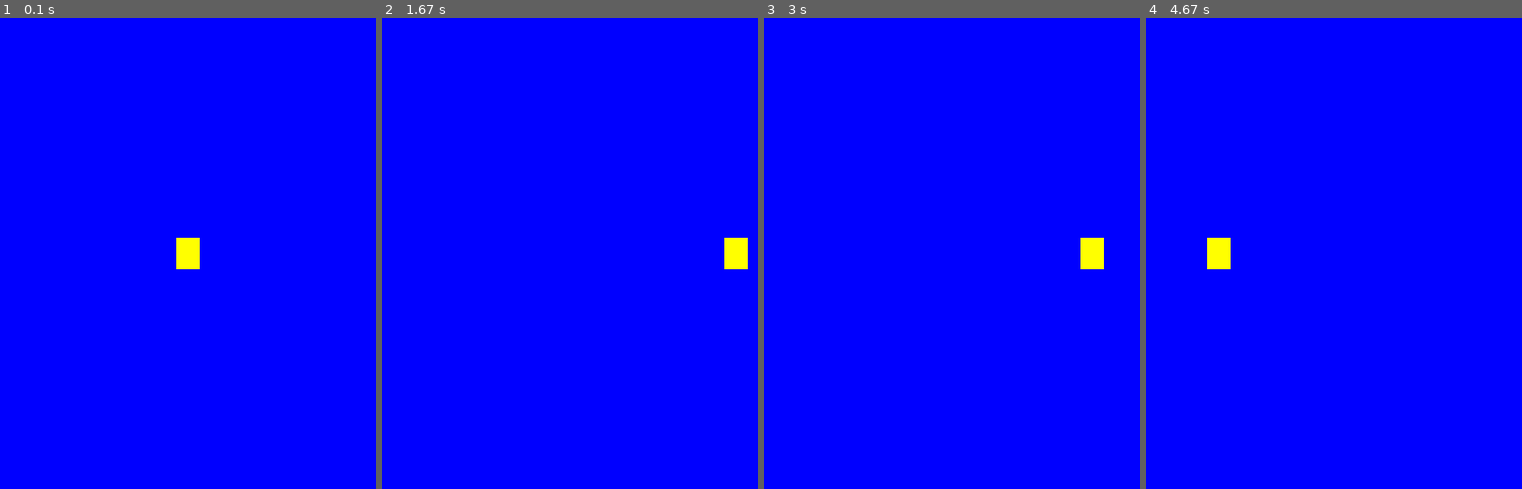
Above: before the commit, frames 1-4 (left to right).
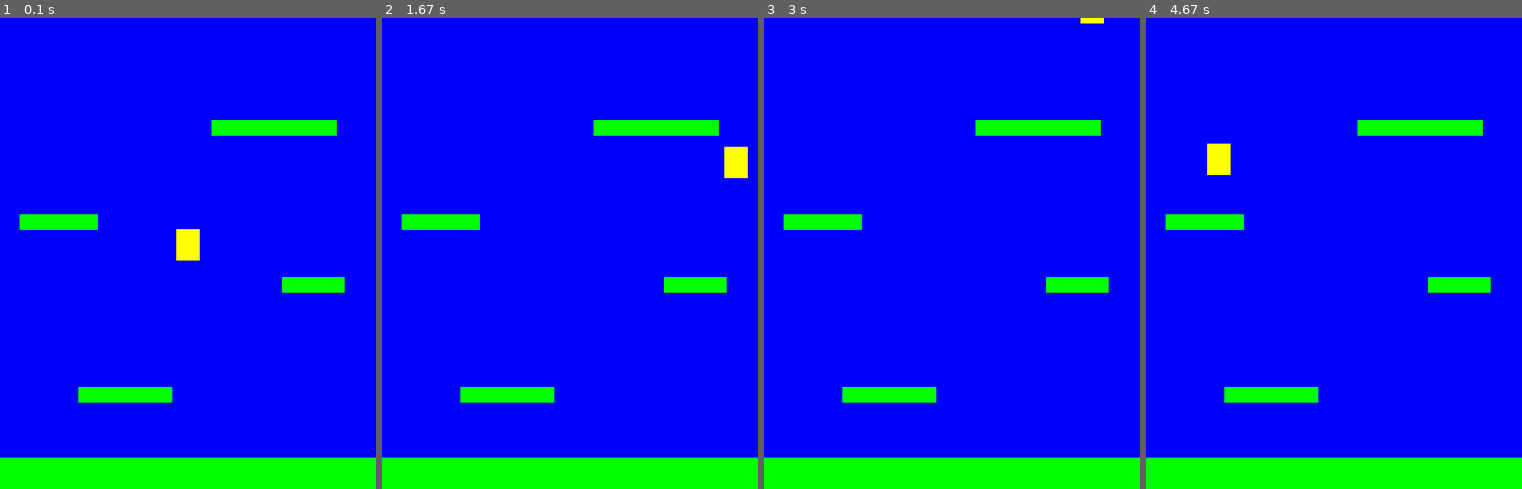
Above: after the commit, the same moments.

Repository: yohanswanepoel/platform_pygame
Game: pygame game, started from main.py
The game is run twice, just before and just after one commit, with the same random seed, the same clock (stepped at 60 frames per second) and the same inputs.
Inputs:
- Up to frame 1 (0.1 s): no input
- Up to frame 2 (1.67 s): hold Space 0.33-0.8 s; hold Right 0.33-0.8 s; tap Space at 0.83, 1.23, 1.53 s; hold Right 1.17-1.63 s
- Up to frame 3 (3 s): hold Right 1.67-2.13 s; tap Space at 1.73, 2.03, 2.23, 2.53, 2.8 s; hold Left 2.17-2.7 s; hold Left from 2.73 s (still down)
- Up to frame 4 (4.67 s): tap Space at 3.1, 3.23, 3.53, 4.4 s; release Left at 3.13 s; hold Right 3.17-3.8 s; hold Right from 4.33 s (still down)

The runs differ from the first frame. In frame 1, 10% of the frame differs, in the area x 0-100%, y 21-100%; in frame 2, 11%; in frame 3, 10%; in frame 4, 11%.

Commit message:
Jumping with gravity

Diff:
--- a/main.py
+++ b/main.py
@@ -15,14 +15,22 @@
         self.screen = pg.display.set_mode((WIDTH, HEIGHT))
         pg.display.set_caption(TITLE)
         self.clock = pg.time.Clock()
+        self.all_sprites = None
+        self.platforms_group = None
+        self.player = None
+        self.playing = False
 
     def new(self):
         # Start a new game
         self.all_sprites = pg.sprite.Group()
-        self.player = Player()
+        self.platforms_group = pg.sprite.Group()
+        self.player = Player(self)
         self.all_sprites.add(self.player)
+        for p in PLATFORM_LIST:
+            platform = Platform(*p)
+            self.platforms_group.add(platform)
+            self.all_sprites.add(platform)
         self.run()
-
 
     def run(self):
         # Game loop
@@ -37,6 +45,12 @@
     def update(self):
         # Game loop update
         self.all_sprites.update()
+        # Check if player hits a platform only if falling
+        if self.player.velocity.y > 0:
+            hits = pg.sprite.spritecollide(self.player, self.platforms_group, False)
+            if hits:
+                self.player.position.y = hits[0].rect.top
+                self.player.velocity.y = 0  # Tell the player it is standing on a platform
 
     def event(self):
         for event in pg.event.get():
@@ -44,6 +58,9 @@
                 if self.playing:
                     self.playing = False
                 self.running = False
+            if event.type == pg.KEYDOWN:
+                if event.key == pg.K_SPACE:
+                    self.player.jump()
 
     def draw(self):
         # Game loop draw
--- a/settings.py
+++ b/settings.py
@@ -11,5 +11,14 @@
 BLUE = (0, 0, 255)
 YELLOW = (255, 255, 0)
 
+GRAVITY = 0.5
+
 PLAYER_ACC = 0.5
 PLAYER_FRICTION = -0.12
+AIR_FRICTION = -0.02
+
+PLATFORM_LIST = [(0, HEIGHT - 40, WIDTH, 40),
+                 (25, 250, 100, 20),
+                 (100, 470, 120, 20),
+                 (270, 130, 160, 20),
+                 (360, 330, 80, 20),]
--- a/sprites.py
+++ b/sprites.py
@@ -4,23 +4,23 @@
 
 vec = pygame.math.Vector2
 
+
 class Player(pygame.sprite.Sprite):
 
-
-
-    def __init__(self):
+    def __init__(self, game):
         pygame.sprite.Sprite.__init__(self)
         self.image = pygame.Surface((30,40))
         self.image.fill(YELLOW)
+        self.game = game
         self.rect = self.image.get_rect()
         self.position = vec(WIDTH/2, HEIGHT/2)
         self.velocity = vec(0, 0)
         self.acceleration = vec(0, 0)
-        self.rect.center = self.position
         self.friction = PLAYER_FRICTION
+        self.rect.midbottom = self.position
 
     def update(self):
-        self.acceleration = vec(0, 0)
+        self.acceleration = vec(0, GRAVITY)
         keys = pygame.key.get_pressed()
         if keys[pygame.K_LEFT]:
             self.acceleration.x -= PLAYER_ACC
@@ -29,7 +29,8 @@
 
         # Adjust the acceleration by friction
         # The faster you go the more friction applies
-        self.acceleration += self.velocity * self.friction
+        self.acceleration.x += self.velocity.x * self.friction
+        self.acceleration.y += self.velocity.y * AIR_FRICTION
         # Standard equations for motion
         self.velocity += self.acceleration
         self.position += self.velocity + PLAYER_ACC * self.acceleration
@@ -39,4 +40,22 @@
         elif self.position.x < 0:
             self.position.x = WIDTH
         # Set new position
-        self.rect.center = self.position
+        self.rect.midbottom = self.position
+
+    def jump(self):
+        self.rect.y += 1
+        hits = pygame.sprite.spritecollide(self, self.game.platforms_group, False)
+        self.rect.y -= 1
+        if hits:
+            self.velocity.y = -20
+
+
+class Platform(pygame.sprite.Sprite):
+
+    def __init__(self, x, y, width, height):
+        pygame.sprite.Sprite.__init__(self)
+        self.image = pygame.Surface((width, height))
+        self.image.fill(GREEN)
+        self.rect = self.image.get_rect()
+        self.rect.x = x
+        self.rect.y = y
